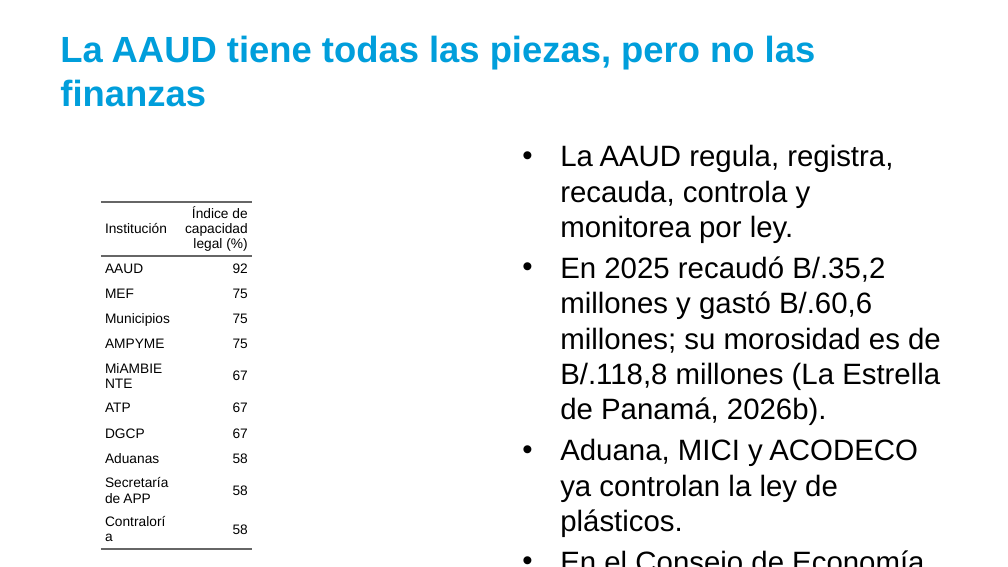
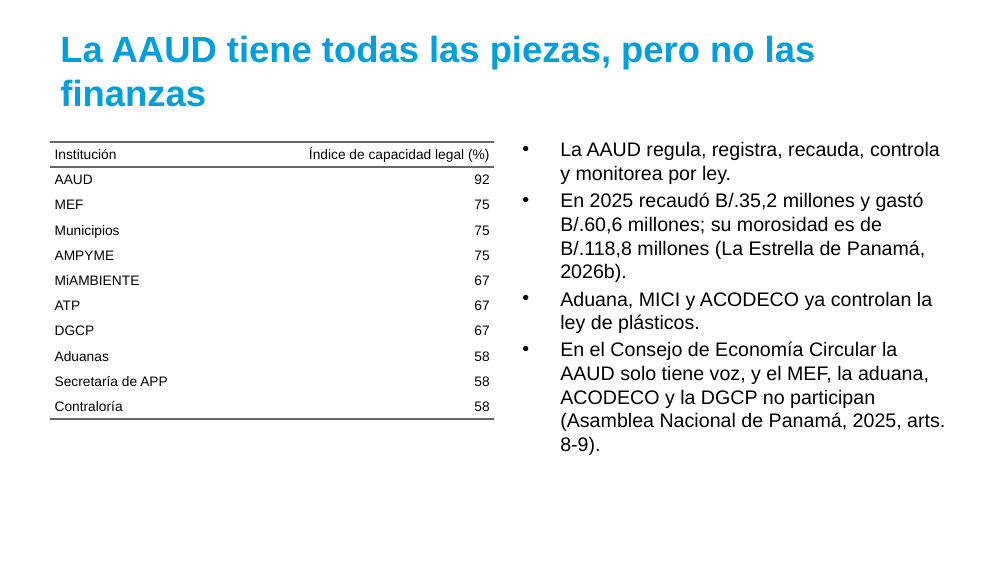
Before and after one commit to renatovargas/pan-ecirc, a slide deck: slide 26 of docs/slides/02-factibilidad/02-factibilidad.pptx. Drawn at 1008x567 pixels with LibreOffice and Linux fonts; fonts in the diff are those of the drawing. Boxes give left, top, right and bottom in pixels: in the first picture for what was removed or moved away, otherwise in the second. Text is boxed around its words. In the diff, an @@ line names an element or a change of style, - is before the commit and + after.

```diff
--- a/docs/slides/02-factibilidad/02-factibilidad.pptx
+++ b/docs/slides/02-factibilidad/02-factibilidad.pptx
@@ table: place and size @@
-table at <box>101,202,252,567</box>
+table at <box>50,142,494,567</box>
@@ text "La AAUD regula, registra, recauda, ..." at <box>560,141,945,455</box>: size 21 to 14 pt; less space between paragraphs @@
```
Also in this commit, not shown: 27 other slides changed, 12 other files.
